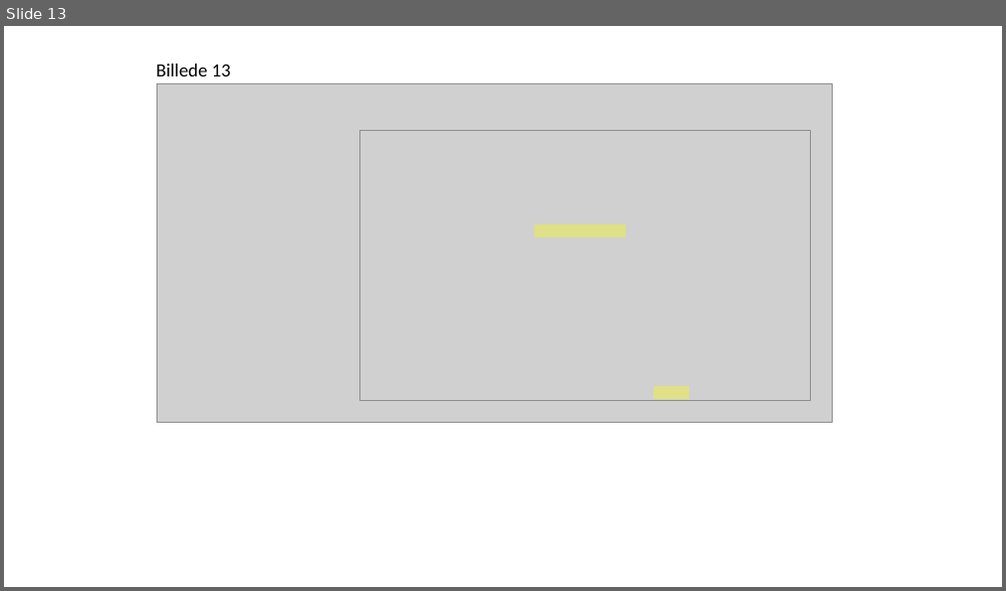
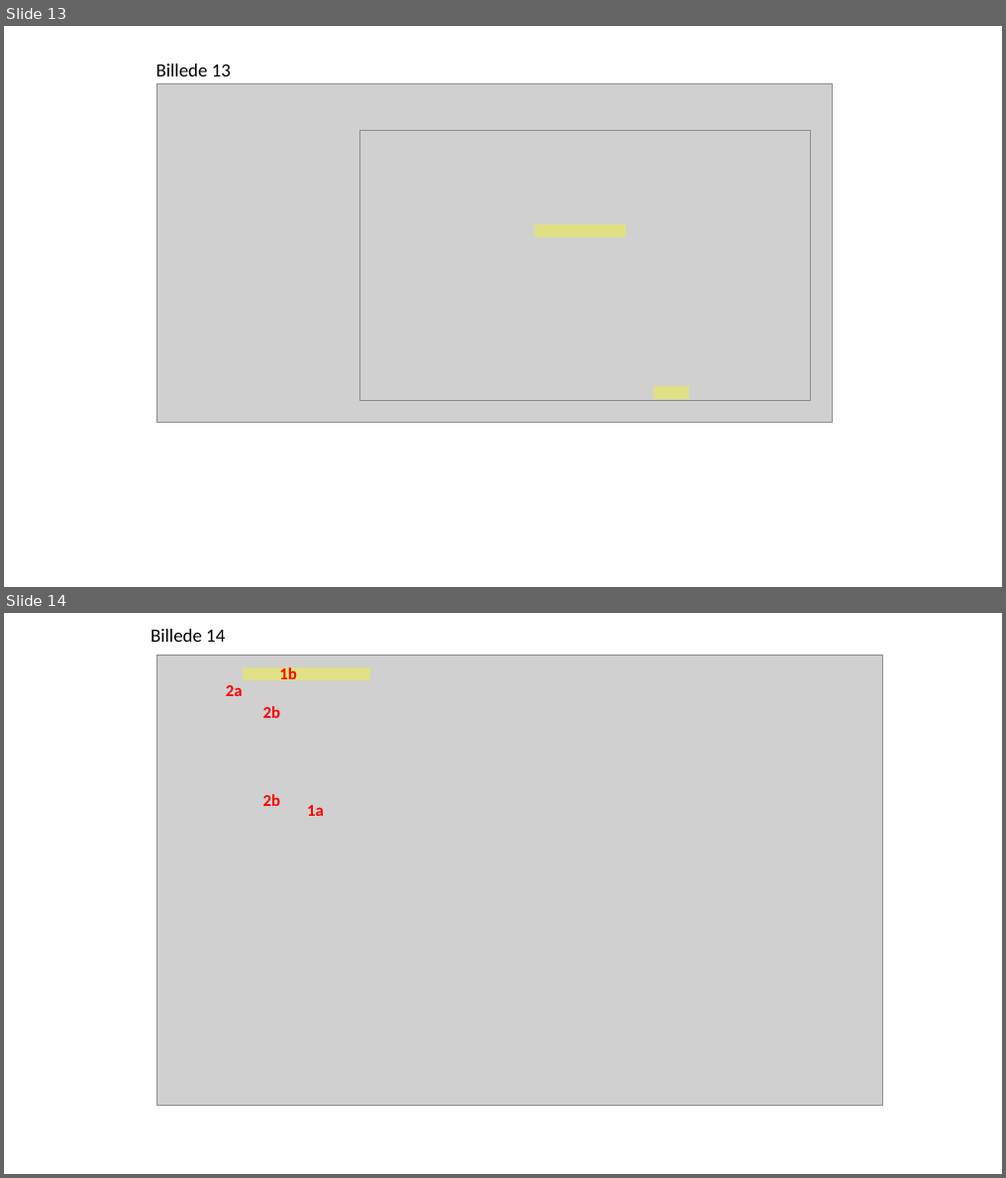
Before and after one commit to Septima/qgis-qlrbrowser, a slide deck: images-wiki/Billeder_samlet_i_powerpoint.pptx. Shown one above the other, each under a label of ours: slide 13 before the commit, slides 13 and 14 after it. The pictures are 1006x591 and 1006x1178 pixels, drawn with LibreOffice and Linux fonts; fonts in the diff are those of the drawing; grey boxes stand for pictures. Boxes give left, top, right and bottom in pixels: in the first picture for what was removed or moved away, otherwise in the second. Text is boxed around its words. In the diff, an @@ line names an element or a change of style, - is before the commit and + after.

Commit message:
Tilføjet billede 14

```diff
--- a/images-wiki/Billeder_samlet_i_powerpoint.pptx
+++ b/images-wiki/Billeder_samlet_i_powerpoint.pptx
@@ slide 14 added at (4,613,1002,1174), background #FFFFFF @@
@@ text added at (151,629,225,642), 18 pt, text #000000 @@
+Billede 14
@@ picture added at (156,655,882,1106) @@
@@ rectangle added at (243,667,370,681), fill #FFFF00 at 35% opacity @@
@@ text added at (279,666,296,684), 16 pt, text #FF0000, bold @@
+1b
@@ text added at (226,685,243,696), 16 pt, text #FF0000, bold @@
+2a
@@ text added at (263,706,280,718), 16 pt, text #FF0000, bold @@
+2b
@@ text added at (263,794,280,806), 16 pt, text #FF0000, bold @@
+2b
@@ text added at (307,805,324,816), 16 pt, text #FF0000, bold @@
+1a
```
Also in this commit, not shown: 1 other file.
